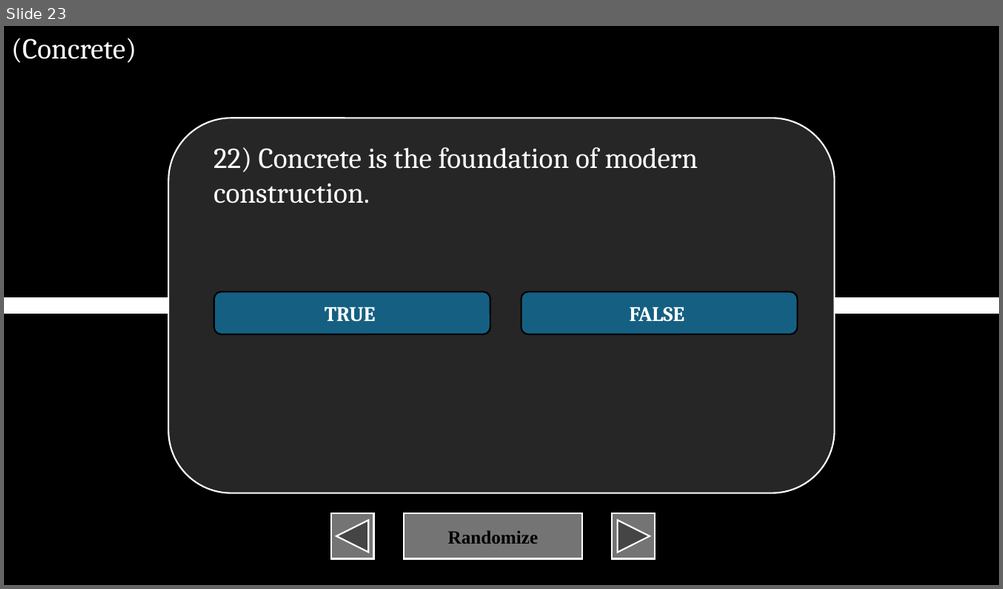
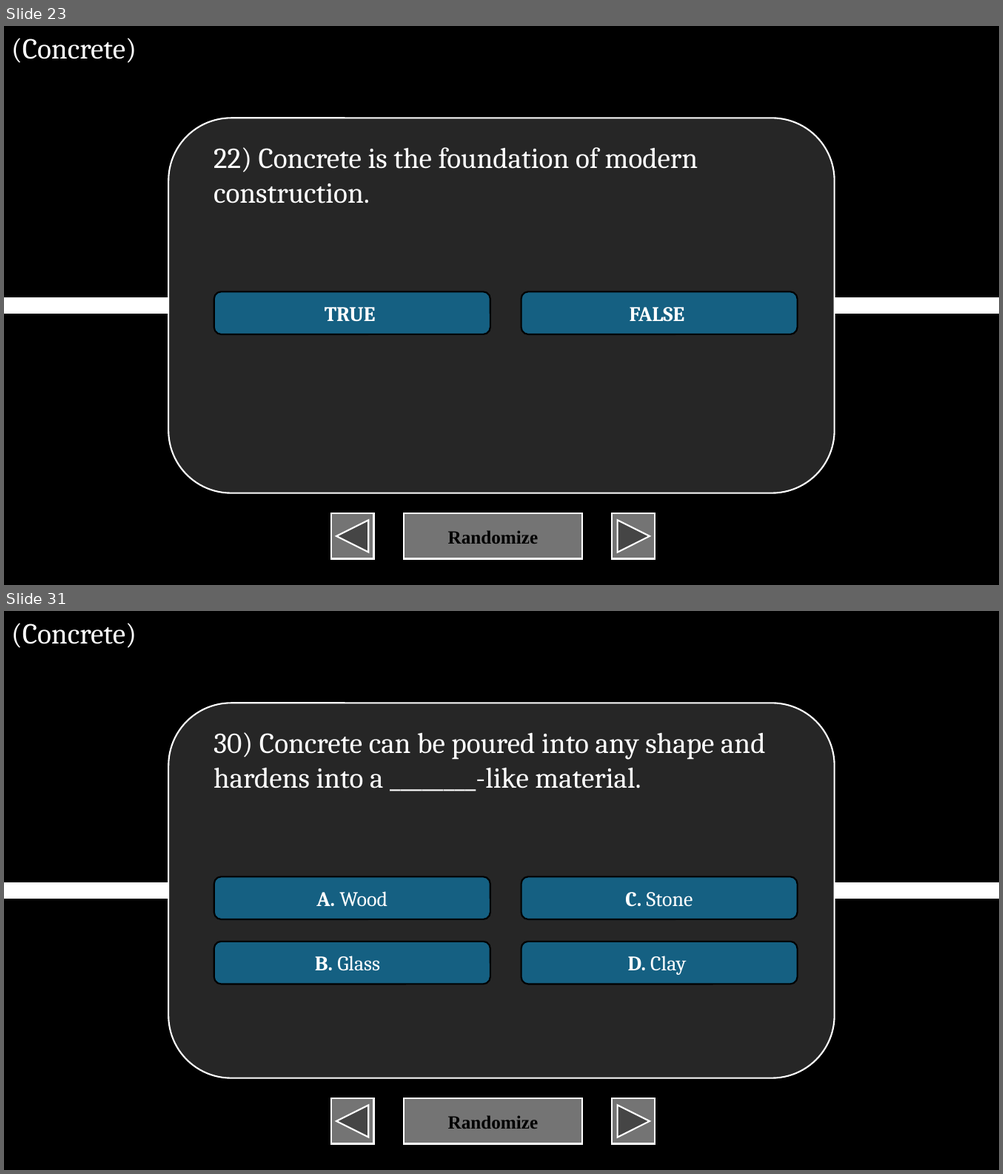
Before and after one commit to XIvanSolomonX/Archi-Reviewer, a slide deck: BU.pptm. Shown one above the other, each under a label of ours: slide 23 before the commit, slides 23 and 31 after it; the slides between them are not shown. The pictures are 1003x589 and 1003x1174 pixels, drawn with LibreOffice and Linux fonts; fonts in the diff are those of the drawing. Boxes give left, top, right and bottom in pixels: in the first picture for what was removed or moved away, otherwise in the second. Text is boxed around its words. In the diff, an @@ line names an element or a change of style, - is before the commit and + after.

Commit message:
Fixed duplicate processed file, concrete and copper done

```diff
--- a/BU.pptm
+++ b/BU.pptm
@@ slide 31 added at (4, 611, 999, 1170), background #000000 @@
@@ text added at (11, 623, 136, 648), 28 pt, text #FFFFFF @@
+(Concrete)
@@ rounded rectangle added at (168, 703, 834, 1078), fill #262626, outline #FFFFFF 1.5 pt @@
@@ text added at (213, 732, 765, 792), 28 pt, text #FFFFFF @@
+30) Concrete can be poured into any shape and hardens into a ________-like material.
@@ rounded rectangle added at (214, 877, 490, 919), fill #156082, outline #000000 1.5 pt, 20 pt, text #FFFFFF @@
+A. Wood
@@ rounded rectangle added at (521, 877, 797, 919), fill #156082, outline #000000 1.5 pt, 20 pt, text #FFFFFF @@
+C. Stone
@@ line added from (4, 891) to (999, 891), #FFFFFF 16 pt @@
@@ rounded rectangle added at (214, 942, 490, 984), fill #156082, outline #000000 1.5 pt, 20 pt, text #FFFFFF @@
+B. Glass
@@ rounded rectangle added at (521, 942, 797, 984), fill #156082, outline #000000 1.5 pt, 20 pt, text #FFFFFF @@
+D. Clay
@@ action button back previous added at (331, 1099, 373, 1145), fill #747474, outline #FFFFFF 1.5 pt @@
@@ action button blank added at (404, 1099, 582, 1145), fill #747474, outline #FFFFFF 1.5 pt, 18 pt, text #000000, bold @@
+Randomize
@@ action button forward next added at (612, 1099, 654, 1145), fill #747474, outline #FFFFFF 1.5 pt @@
```
Also in this commit, not shown: 1 slide changed, 119 other slides added, 4 other files.
